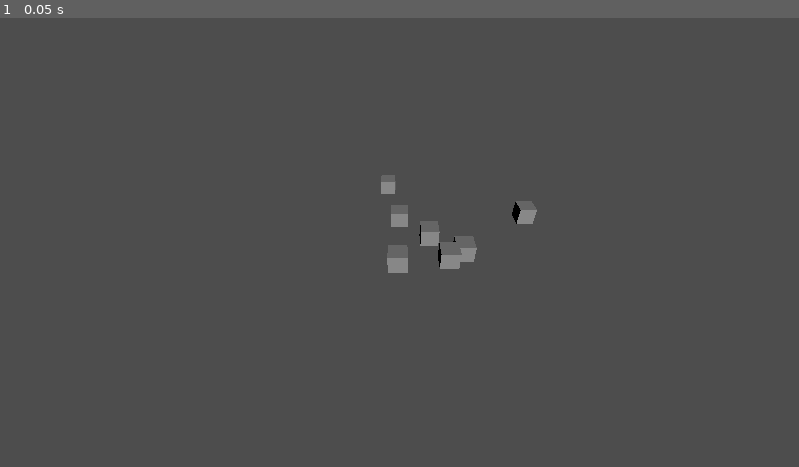
Above: before the commit, frame 1.
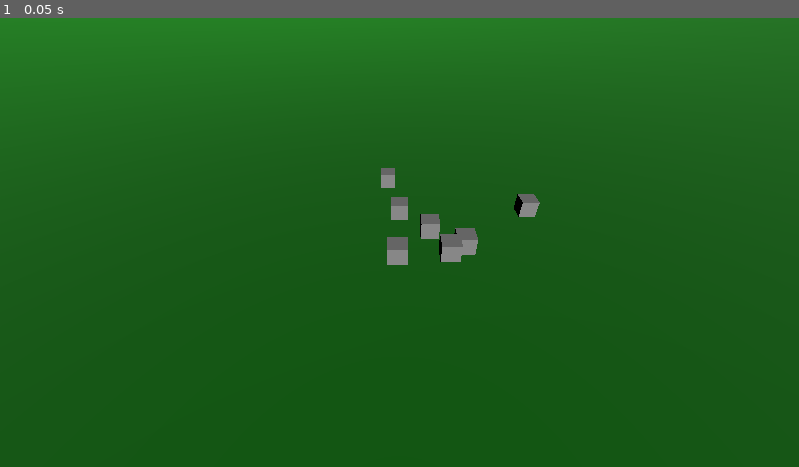
Above: after the commit, the same moment.

Repository: majohannsen/godot-real-world-simulator
Game: Godot game, scene res://main.tscn
Two runs of this game, one before a commit and one after it. Both use one fixed random seed, a clock stepped at 60 frames per second and the inputs below.
Inputs:
- Up to frame 1 (0.05 s): no input

The runs differ from the first frame. In frame 1, 99% of the frame differs, in the area x 0-100%, y 0-100%.

Commit message:
spawn ground plane

Diff:
--- /dev/null
+++ b/ground.tscn
@@ -0,0 +1,14 @@
+[gd_scene load_steps=3 format=3 uid="uid://b0ui1d7h7cb1y"]
+
+[sub_resource type="PlaneMesh" id="PlaneMesh_m428k"]
+size = Vector2(10000, 10000)
+
+[sub_resource type="StandardMaterial3D" id="StandardMaterial3D_pagul"]
+albedo_color = Color(0, 0.462745, 0, 1)
+
+[node name="Ground" type="StaticBody3D"]
+transform = Transform3D(1, 0, 0, 0, 1, 0, 0, 0, 1, 2.08165e-12, 2.08165e-12, 2.08165e-12)
+
+[node name="MeshInstance3D" type="MeshInstance3D" parent="."]
+mesh = SubResource("PlaneMesh_m428k")
+surface_material_override/0 = SubResource("StandardMaterial3D_pagul")
--- a/house.tscn
+++ b/house.tscn
@@ -7,9 +7,12 @@
 size = Vector3(10, 10, 10)
 
 [node name="House" type="StaticBody3D"]
+transform = Transform3D(1, 0, 0, 0, 1, 0, 0, 0, 1, 2.08165e-12, 2.08165e-12, 2.08165e-12)
 
 [node name="CollisionShape3D" type="CollisionShape3D" parent="."]
+transform = Transform3D(1, 0, 0, 0, 1, 0, 0, 0, 1, 2.08165e-12, 5, 2.08165e-12)
 shape = SubResource("BoxShape3D_0huye")
 
 [node name="MeshInstance3D" type="MeshInstance3D" parent="."]
+transform = Transform3D(1, 0, 0, 0, 1, 0, 0, 0, 1, 2.08165e-12, 5, 2.08165e-12)
 mesh = SubResource("BoxMesh_bcr1l")
--- a/house_spawner.gd
+++ b/house_spawner.gd
@@ -1,6 +1,7 @@
 extends Node
 
 var house = preload("res://house.tscn")
+var ground = preload("res://ground.tscn")
 
 var earthCircumference = 40075000;
 
@@ -27,17 +28,25 @@
 		lat * earthCircumference / 360
 	)
 
-func setCameraPosition(coords: Vector2):
+func setCameraPosition():
+	var coords: Vector2 = latLonToCoordsInMeters(houses[0].x, houses[0].y)
 	get_viewport().get_camera_3d().position.x = coords.x
 	get_viewport().get_camera_3d().position.y = 100
 	get_viewport().get_camera_3d().position.z = coords.y+150
+
+func spawnGround():
+	var coords: Vector2 = latLonToCoordsInMeters(houses[0].x, houses[0].y)
+	var inst: StaticBody3D = ground.instantiate()
+	inst.transform.origin = Vector3(coords.x,0,coords.y)
+	add_child(inst)
 
 # Called when the node enters the scene tree for the first time.
 func _ready():
 	fetchCoordinates()
 	for house in houses:
 		spawnHouse(latLonToCoordsInMeters(house.x, house.y))
-	setCameraPosition(latLonToCoordsInMeters(47.4050971, 9.7426105))
+	setCameraPosition()
+	spawnGround()
 
 #
 ## Called every frame. 'delta' is the elapsed time since the previous frame.
--- a/main.tscn
+++ b/main.tscn
@@ -1,11 +1,6 @@
-[gd_scene load_steps=4 format=3 uid="uid://ong4vy8hl0oj"]
+[gd_scene load_steps=2 format=3 uid="uid://ong4vy8hl0oj"]
 
 [ext_resource type="Script" path="res://house_spawner.gd" id="1_p5w3m"]
-
-[sub_resource type="BoxShape3D" id="BoxShape3D_c6aa0"]
-
-[sub_resource type="BoxMesh" id="BoxMesh_6iq6x"]
-size = Vector3(3, 0.1, 3)
 
 [node name="Main" type="Node3D"]
 script = ExtResource("1_p5w3m")
@@ -13,14 +8,5 @@
 [node name="Camera3D" type="Camera3D" parent="."]
 transform = Transform3D(1, -6.96995e-16, -2.00776e-17, 5.55349e-16, 0.778703, 0.627392, -4.21655e-16, -0.627392, 0.778703, 2.08165e-12, 15.6963, 2.549)
 
-[node name="StaticBody3D" type="StaticBody3D" parent="."]
-transform = Transform3D(1, 0, 0, 0, 1, 0, 0, 0, 1, 2.08165e-12, -0.1, 2.08165e-12)
-
-[node name="CollisionShape3D" type="CollisionShape3D" parent="StaticBody3D"]
-shape = SubResource("BoxShape3D_c6aa0")
-
-[node name="MeshInstance3D" type="MeshInstance3D" parent="StaticBody3D"]
-mesh = SubResource("BoxMesh_6iq6x")
-
 [node name="DirectionalLight3D" type="DirectionalLight3D" parent="."]
 transform = Transform3D(0.530229, -0.783182, 0.324783, 0.641563, 0.621052, 0.450213, -0.554305, -0.0303469, 0.83176, 0, 0, 0)
